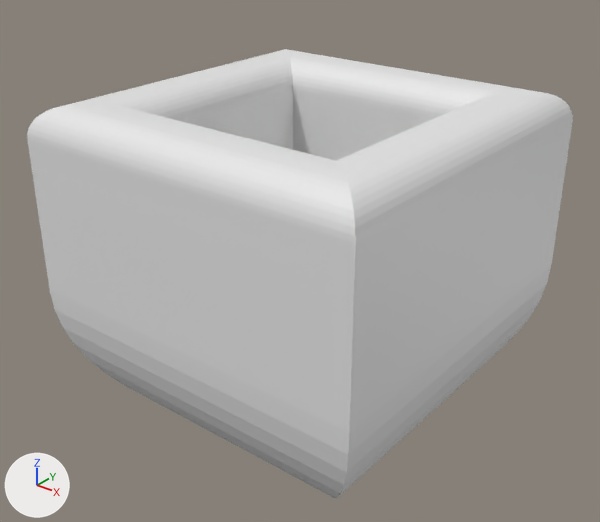
An edit to the Blender file newobject.blend, drawn before and after from the same camera.
Rendered twice from a 50 mm camera at (7.37, -9.42, 6.03) aimed at (-0.03, -0.17, 0.3). Lighting does not change. The marker at lower left points along +X, +Y and +Z.

Before the edit, the objects in view are built like this:
```python
me_cube_001 = bpy.data.meshes.new('Cube.001')
me_cube_001.from_pydata(...)  # 140 vertices, 138 faces; spans x -1.0..1.0, y -1.0..1.0, z -1.0..1.0
ob_cube = bpy.data.objects.new('Cube', me_cube_001)
ob_cube.location = (0.0, 0.0, 0.0)
ob_cube.scale = (2.87, 2.87, 2.87)
```
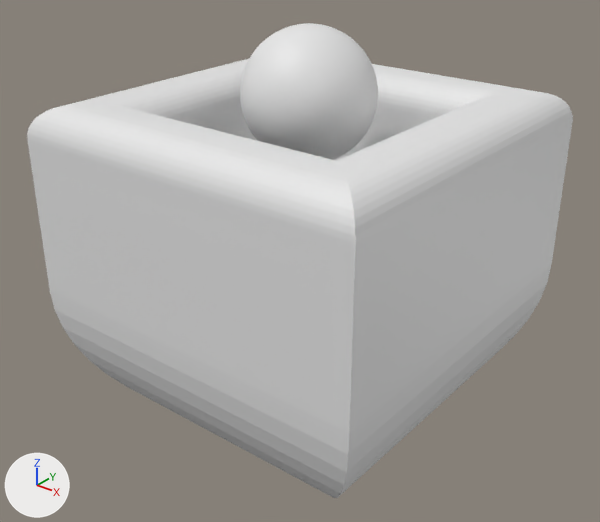
Commit message: added icosphere

Location of each change, (x1, y1, x2, y2) in pixels of the pictures (600 x 522 px):
'Icosphere', added: after (240, 23, 378, 160)

Patch to the scene script:
```diff
--- a/newobject.blend.py
+++ b/newobject.blend.py
@@ me_icosphere @@
+me_icosphere.from_pydata(...)  # 10242 vertices, 20480 faces; spans x -1.0..1.0, y -1.0..1.0, z -1.0..1.0
@@ ob_icosphere @@
+ob_icosphere = bpy.data.objects.new('Icosphere', me_icosphere)
+ob_icosphere.location = (0.0, 0.0, 2.93)
```
